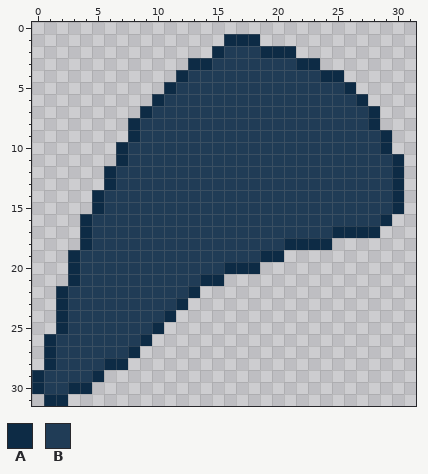
Pixel-art sprite: assets/textures/ingredients/claw.png. That is the earlier state.
The file is 32x32 pixels.
Palette (. is transparent): A #0d2b45  B #203c56
Pixels before, first column x 0:
 1 ................AAA............
 2 ...............ABBBAAA.........
 3 .............AABBBBBBBAA.......
 4 ............ABBBBBBBBBBBAA.....
 5 ...........ABBBBBBBBBBBBBBA....
 6 ..........ABBBBBBBBBBBBBBBBA...
 7 .........ABBBBBBBBBBBBBBBBBBA..
 8 ........ABBBBBBBBBBBBBBBBBBBA..
 9 ........ABBBBBBBBBBBBBBBBBBBBA.
10 .......ABBBBBBBBBBBBBBBBBBBBBA.
11 .......ABBBBBBBBBBBBBBBBBBBBBBA
12 ......ABBBBBBBBBBBBBBBBBBBBBBBA
13 ......ABBBBBBBBBBBBBBBBBBBBBBBA
14 .....ABBBBBBBBBBBBBBBBBBBBBBBBA
15 .....ABBBBBBBBBBBBBBBBBBBBBBBBA
16 ....ABBBBBBBBBBBBBBBBBBBBBBBBA.
17 ....ABBBBBBBBBBBBBBBBBBBBAAAA..
18 ....ABBBBBBBBBBBBBBBBAAAA......
19 ...ABBBBBBBBBBBBBBBAA..........
20 ...ABBBBBBBBBBBBAAA............
21 ...ABBBBBBBBBBAA...............
22 ..ABBBBBBBBBBA.................
23 ..ABBBBBBBBBA..................
24 ..ABBBBBBBBA...................
25 ..ABBBBBBBA....................
26 .ABBBBBBBA.....................
27 .ABBBBBBA......................
28 .ABBBBAA.......................
29 ABBBBA.........................
30 ABBAA..........................
31 .AA............................
After the commit:
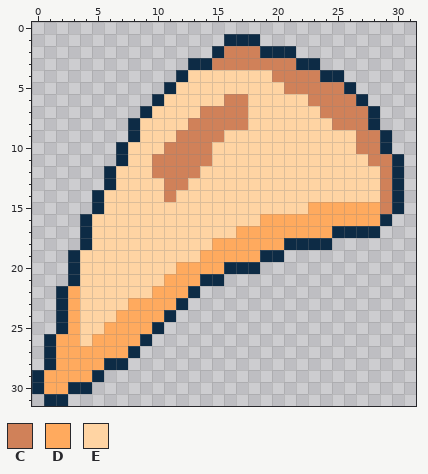
Colours new in this view: C #d08159  D #ffaa5e  E #ffd4a3
From old to new:
Changed rows in their new state; - is an unchanged pixel.
first column x 1:
 2 ---------------CCC-----------
 3 --------------CCCCCCC--------
 4 ------------EEEEEEECCCC------
 5 -----------EEEEEEEEECCCCC----
 6 ----------EEEEECCEEEEECCCC---
 7 ---------EEEECCCCEEEEEECCCC--
 8 --------EEEECCCCCEEEEEEECCC--
 9 --------EEECCCCEEEEEEEEEEECC-
10 -------EEECCCCEEEEEEEEEEEECC-
11 -------EECCCCCEEEEEEEEEEEEECC
12 ------EEECCCCEEEEEEEEEEEEEEEC
13 ------EEEECCEEEEEEEEEEEEEEEEC
14 -----EEEEECEEEEEEEEEEEEEEEEEC
15 -----EEEEEEEEEEEEEEEEEDDDDDDC
16 ----EEEEEEEEEEEEEEDDDDDDDDDD-
17 ----EEEEEEEEEEEEDDDDDDDD-----
18 ----EEEEEEEEEEDDDDDD---------
19 ---EEEEEEEEEEDDDDD-----------
20 ---EEEEEEEEDDDD--------------
21 ---EEEEEEEDDD----------------
22 --DEEEEEEDDD-----------------
23 --DEEEEDDDD------------------
24 --DEEEDDDD-------------------
25 --DEEDDDD--------------------
26 -DDEDDDD---------------------
27 -DDDDDD----------------------
28 -DDDD------------------------
29 DDDD-------------------------
30 DD---------------------------
Boxes around the changes in both pictures, in picture pixels (x1, y1, x2, y2):
changed: (44, 46, 392, 394)
